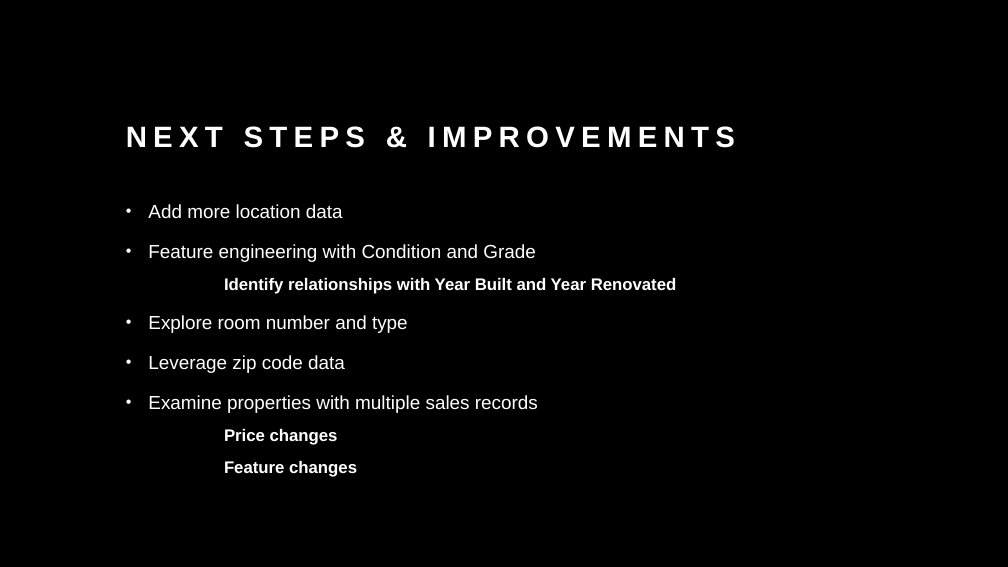
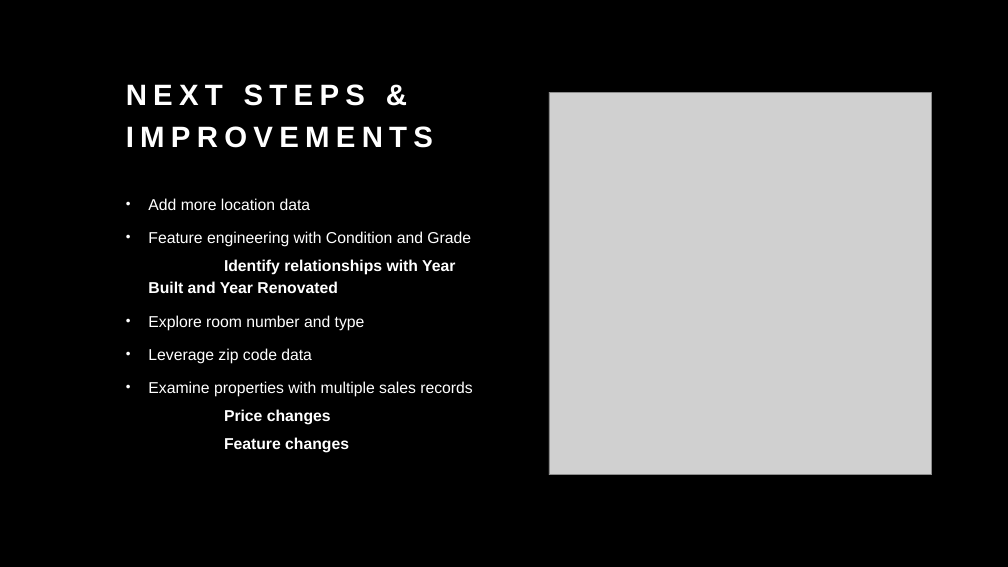
Before and after one commit to Shoemaker703/home_sales_analysis_project, a slide deck: slide 11 of Kings County HousIng Price Analysis.pptx. Drawn at 1008x567 pixels with LibreOffice and Linux fonts; fonts in the diff are those of the drawing; grey boxes stand for pictures. Boxes give left, top, right and bottom in pixels: in the first picture for what was removed or moved away, otherwise in the second. Text is boxed around its words. In the diff, an @@ line names an element or a change of style, - is before the commit and + after.

```diff
--- a/Kings County HousIng Price Analysis.pptx
+++ b/Kings County HousIng Price Analysis.pptx
@@ title "NEXT STEPS & IMPROVEMENTS" rewrapped from (x1=126, y1=126, x2=735, y2=148) to (x1=126, y1=84, x2=433, y2=148) @@
@@ picture added at (x1=549, y1=92, x2=932, y2=475) @@
@@ text "Add more location data" at (x1=148, y1=198, x2=472, y2=453): size 18 to 15 pt in "Add more location data", "Feature engineering with Condition and Grade", "Explore room number and type", "Leverage zip code data" and 1 more places; size 16 to 15 pt in "Identify relationships with Year Built and Year ...", "Price changes", "Feature changes"; line spacing 1.3 to 1.2 @@
```
Also in this commit, not shown: 8 other slides changed, 1 slide removed, 1 other file.
